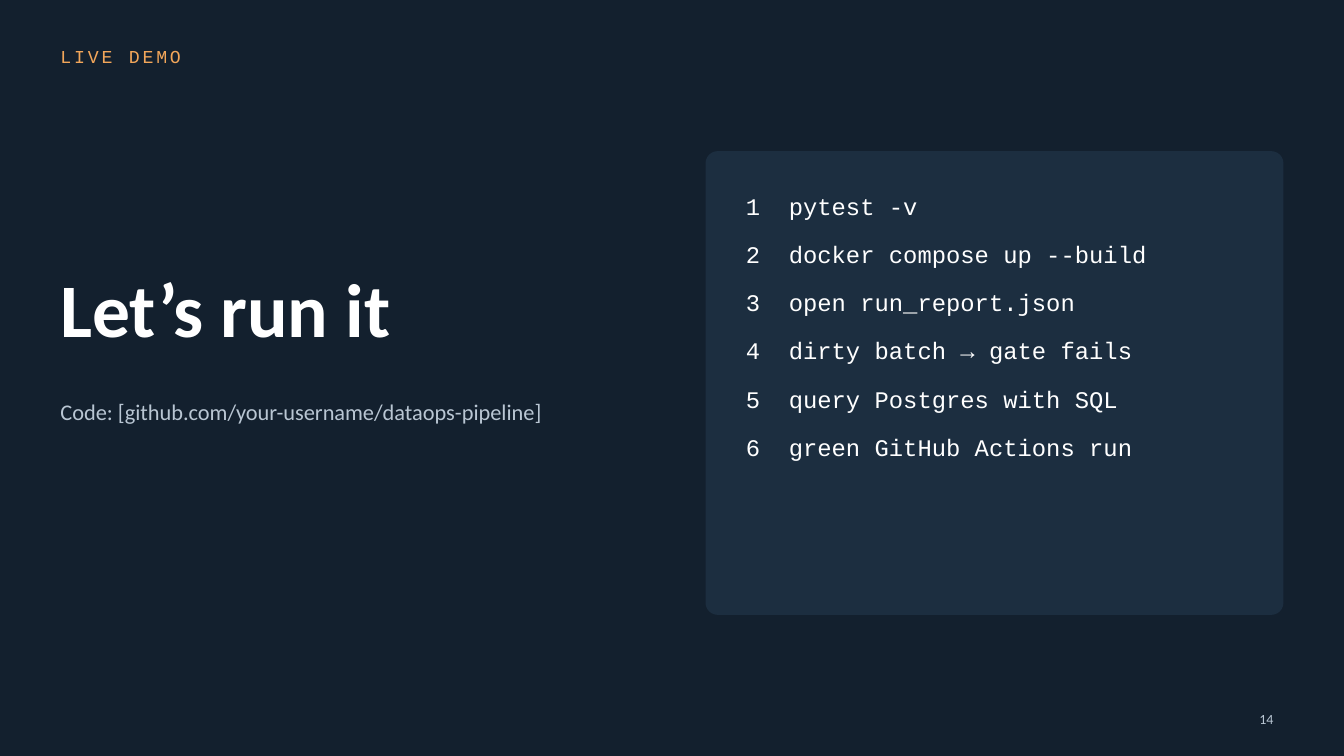
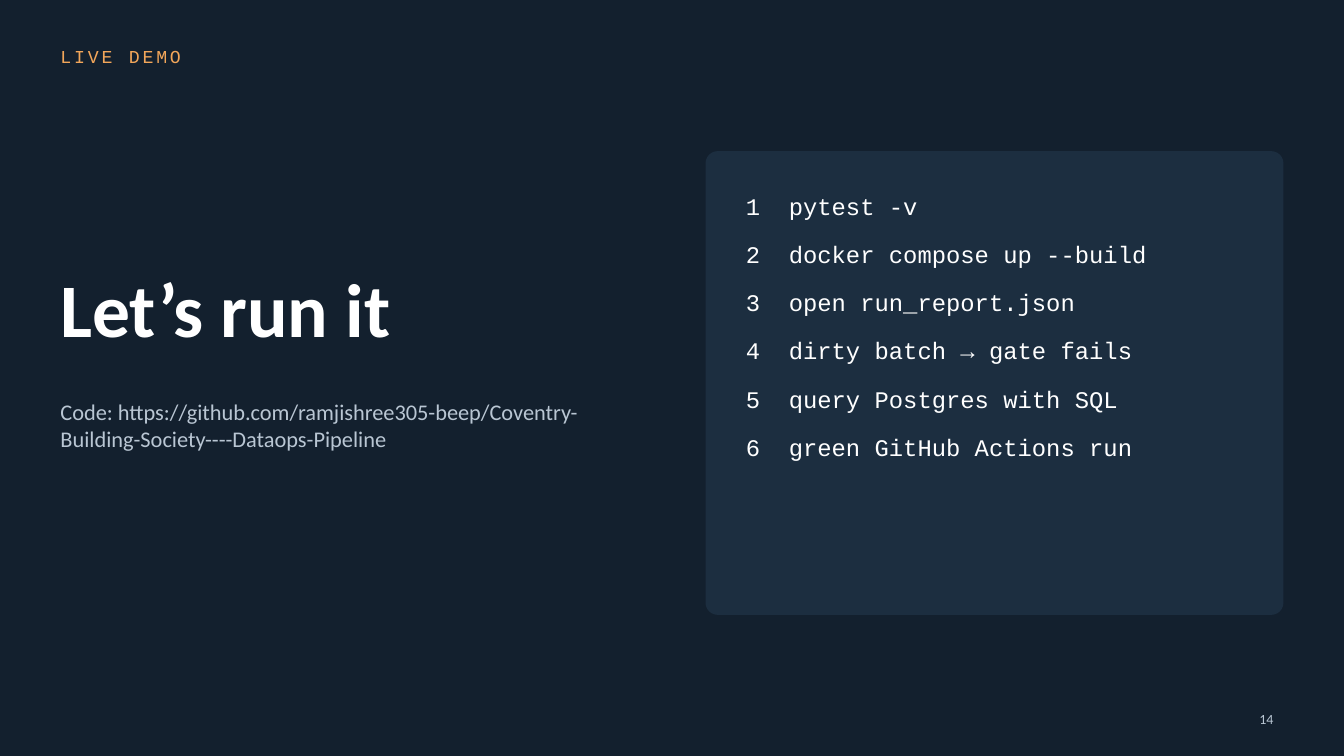
Before and after one commit to ramjishree305-beep/Coventry-Building-Society----Dataops-Pipeline, a slide deck: slide 14 of presentation/DataOps_Pipeline_Presentation.pptx. Drawn at 1344x756 pixels with LibreOffice and Linux fonts; fonts in the diff are those of the drawing. Boxes give left, top, right and bottom in pixels: in the first picture for what was removed or moved away, otherwise in the second. Text is boxed around its words. In the diff, an @@ line names an element or a change of style, - is before the commit and + after.

```diff
--- a/presentation/DataOps_Pipeline_Presentation.pptx
+++ b/presentation/DataOps_Pipeline_Presentation.pptx
@@ text at (60,404,578,451): text changed @@
-Code: [github.com/your-username/dataops-pipeline]
+Code: https://github.com/ramjishree305-beep/Coventry-Building-Society----Dataops-Pipeline
```
Also in this commit, not shown: 4 other slides changed.
